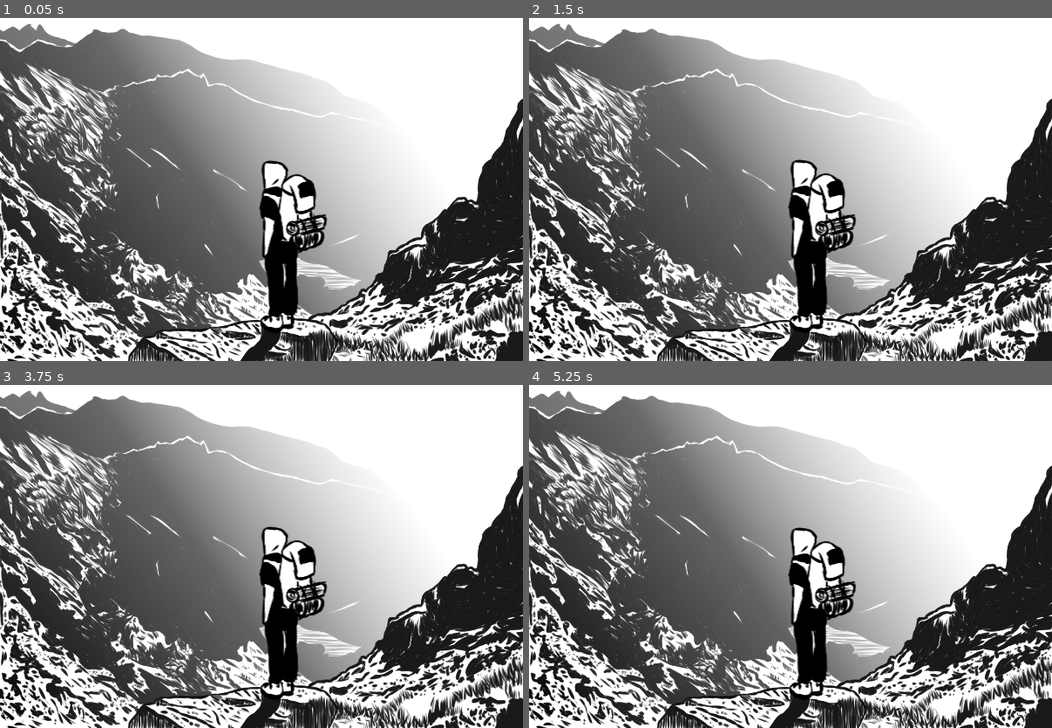
Above: before the commit, frames 1-4 (two rows, left to right).
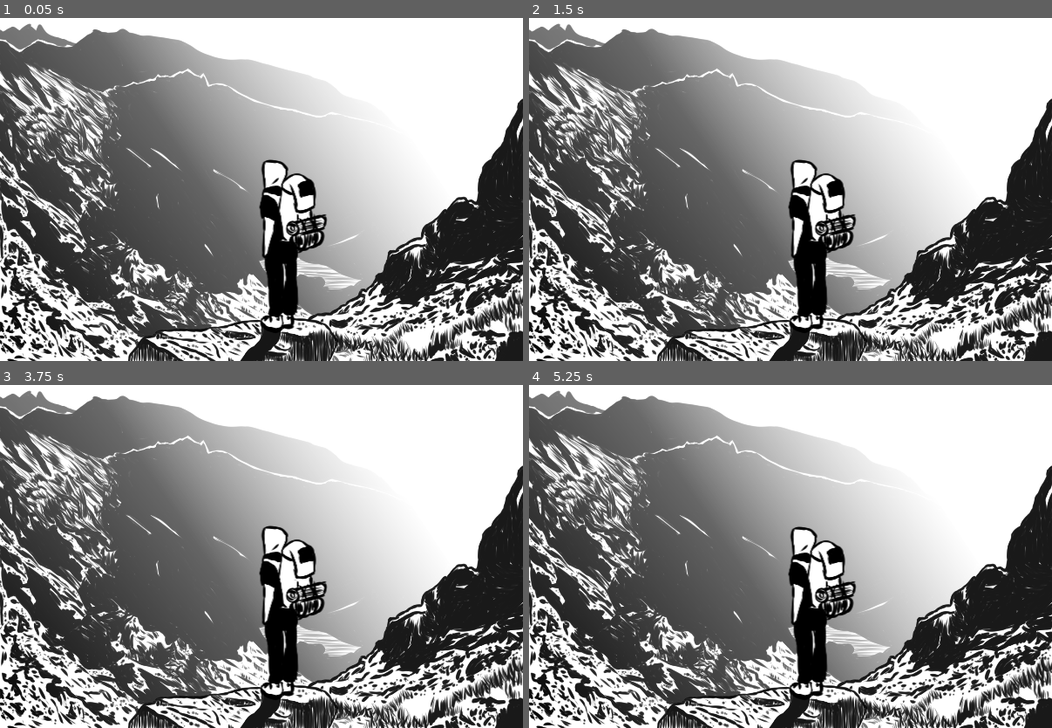
Above: after the commit, the same moments.

Repository: Ant0yne/35hJam_Edition-1
Game: Godot game, scene res://Scene/Jour2Saison1.tscn
Same seed, same stepped clock (60 frames per second), same inputs: the game is played once before the commit and once after it. This scene is started directly instead of the project's main scene. Sound files missing from this copy of the repository are replaced by a short silence.
Inputs (mouse positions are in pixels of both pictures, inside the frame that each line leads up to):
- Up to frame 1 (0.05 s): no input
- Up to frame 2 (1.5 s): tap Enter at 0.5 s; move the mouse to (905, 144) at 0.52 s; click (905, 144) at 0.67 s; tap Space at 1.25 s; move the mouse to (685, 182) at 1.27 s; click (685, 182) at 1.42 s
- Up to frame 3 (3.75 s): move the mouse to (313, 446) at 2.02 s; click (313, 446) at 2.17 s; tap Enter at 2.75 s; move the mouse to (235, 611) at 2.77 s; click (235, 611) at 2.92 s; tap Space at 3.5 s; move the mouse to (418, 590) at 3.52 s; click (418, 590) at 3.67 s
- Up to frame 4 (5.25 s): move the mouse to (633, 474) at 4.27 s; click (633, 474) at 4.42 s; move the mouse to (816, 532) at 5.02 s; click (816, 532) at 5.17 s

The runs differ from the first frame. In frame 1, 0.3% of the frame differs, in the area x 49-61%, y 41-58%; in frame 2, nothing differs; in frame 3, 0.3%, in the area x 49-61%, y 40-58%; in frame 4, 0.3%.

Commit message:
vent random

Diff:
--- a/Scene/Jour2Saison1.tscn
+++ b/Scene/Jour2Saison1.tscn
@@ -126,7 +126,7 @@
 [node name="Personnage" type="AnimatedSprite" parent="."]
 position = Vector2( 328.612, 309.951 )
 frames = SubResource( 3 )
-frame = 29
+frame = 10
 playing = true
 
 [node name="Ambiance" type="AudioStreamPlayer" parent="."]
@@ -141,3 +141,4 @@
 [node name="Vent" type="AudioStreamPlayer" parent="."]
 [connection signal="mouse_entered" from="Area2D" to="." method="_on_Area2D_mouse_entered"]
 [connection signal="mouse_exited" from="Area2D" to="." method="_on_Area2D_mouse_exited"]
+[connection signal="finished" from="Vent" to="." method="_on_Vent_finished"]
--- a/Script/Jour2Saison1.gd
+++ b/Script/Jour2Saison1.gd
@@ -1,16 +1,40 @@
 extends Node2D
 
+onready var vent = $Vent
+
 var clic_possible = bool(false)
+var son_joue = bool(false)
+
+var liste_sons = [
+	preload("res://SD/Vent1.wav"),
+	preload("res://SD/Vent2.wav")
+]
 
 func _ready():
 	clic_possible = false
+	son_joue = false
+	_vent_random(liste_sons)
 
 func _input(event):
 	if event.is_action_released("ui_cancel"):
 		get_tree().quit()
+	if event is InputEventMouseButton :
+		if event.button_index == BUTTON_LEFT and event.pressed and clic_possible and !son_joue :
+			vent.play()
+			son_joue = true
+			print(vent.stream)
 
 func _on_Area2D_mouse_entered():
 	clic_possible = true
 
 func _on_Area2D_mouse_exited():
 	clic_possible = false
+
+func _vent_random(s: Array) -> void :
+	randomize()
+	s.shuffle()
+	vent.stream = liste_sons.front()
+
+func _on_Vent_finished():
+	_vent_random(liste_sons)
+	son_joue = false
--- a/Script/Nuit1Saison1.gd
+++ b/Script/Nuit1Saison1.gd
@@ -23,7 +23,6 @@
 		if event.button_index == BUTTON_LEFT and event.pressed and clique_possible and !son_joue :
 			craquement.play()
 			son_joue = true
-			print(craquement.stream)
 
 func _on_Area2D_mouse_entered():
 	clique_possible = true
Not shown, added: SD/Vent1.wav.import
Not shown, added: SD/Vent2.wav.import
Not shown, added: SD/Vent1.wav
Not shown, added: SD/Vent2.wav
